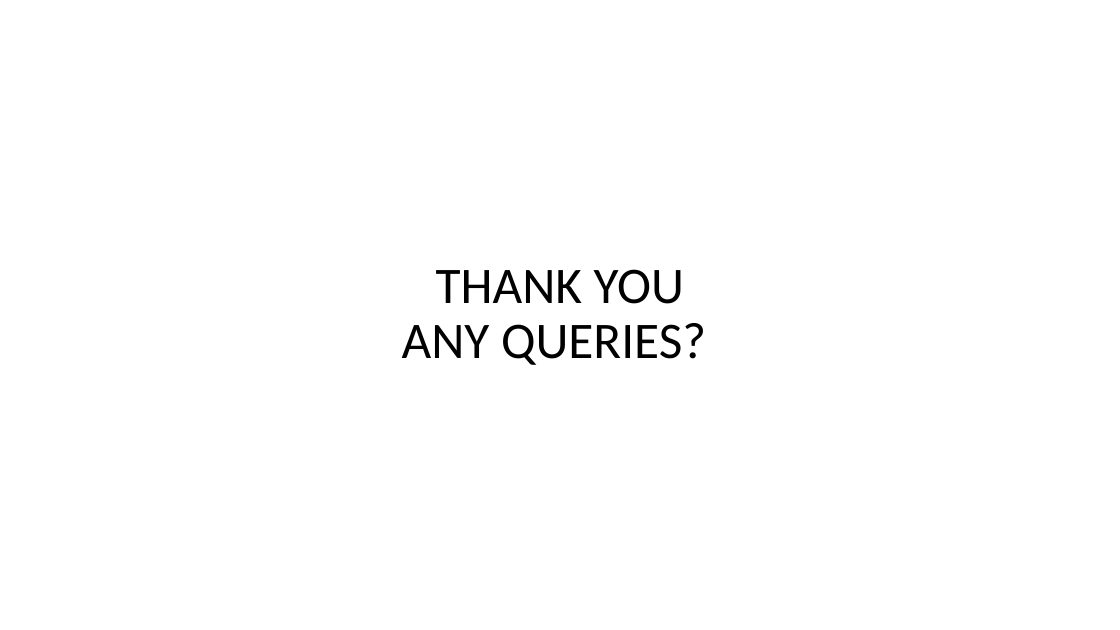
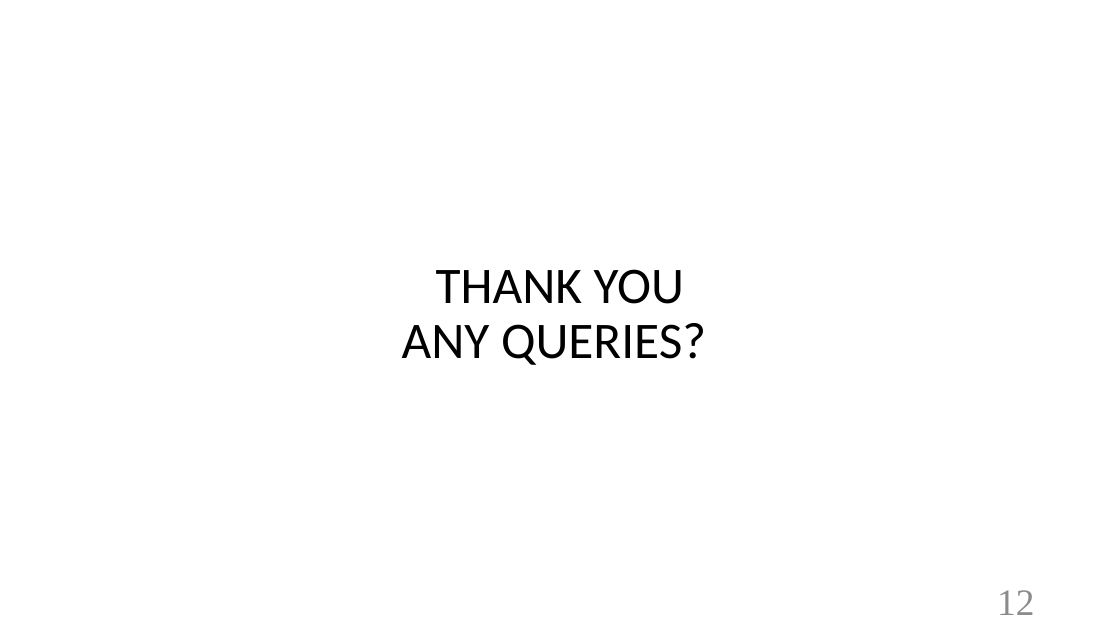
Before and after one commit to rushamdr0410/M2, a slide deck: slide 12 of FinalDefense.pptx (slide 11 before the commit). Drawn at 1120x630 pixels with LibreOffice and Linux fonts; fonts in the diff are those of the drawing. Boxes give left, top, right and bottom in pixels: in the first picture for what was removed or moved away, otherwise in the second. Text is boxed around its words. In the diff, an @@ line names an element or a change of style, - is before the commit and + after.

```diff
--- a/FinalDefense.pptx
+++ b/FinalDefense.pptx
@@ page number added at [997, 590, 1034, 615], 32 pt, text #8C8C8C @@
+12
```
Also in this commit, not shown: 9 other slides changed, 1 slide added, 6 other files.
